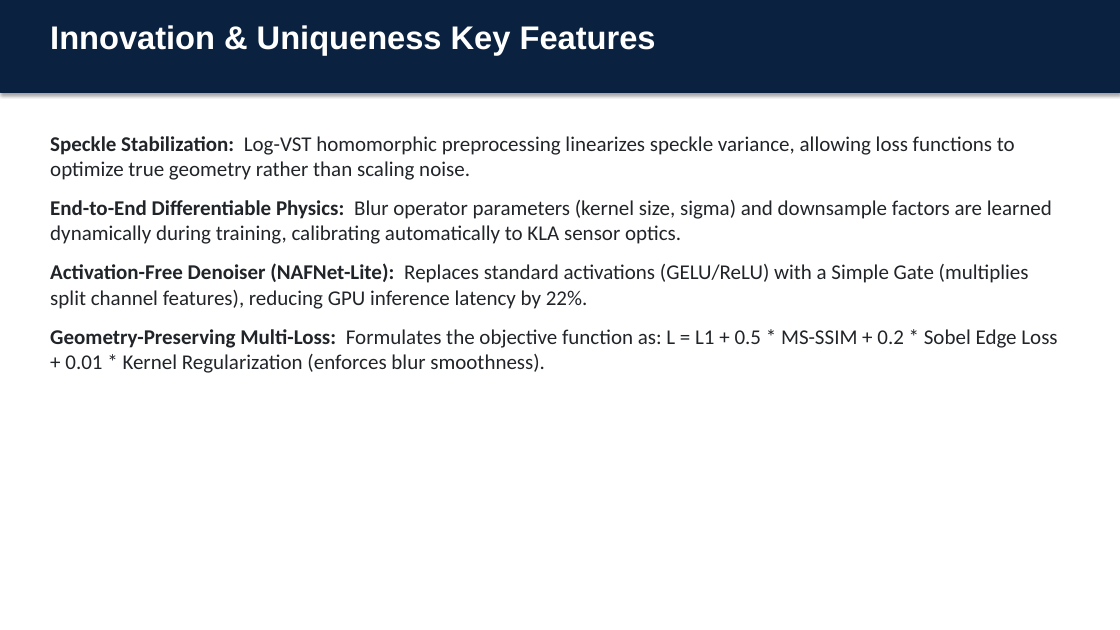
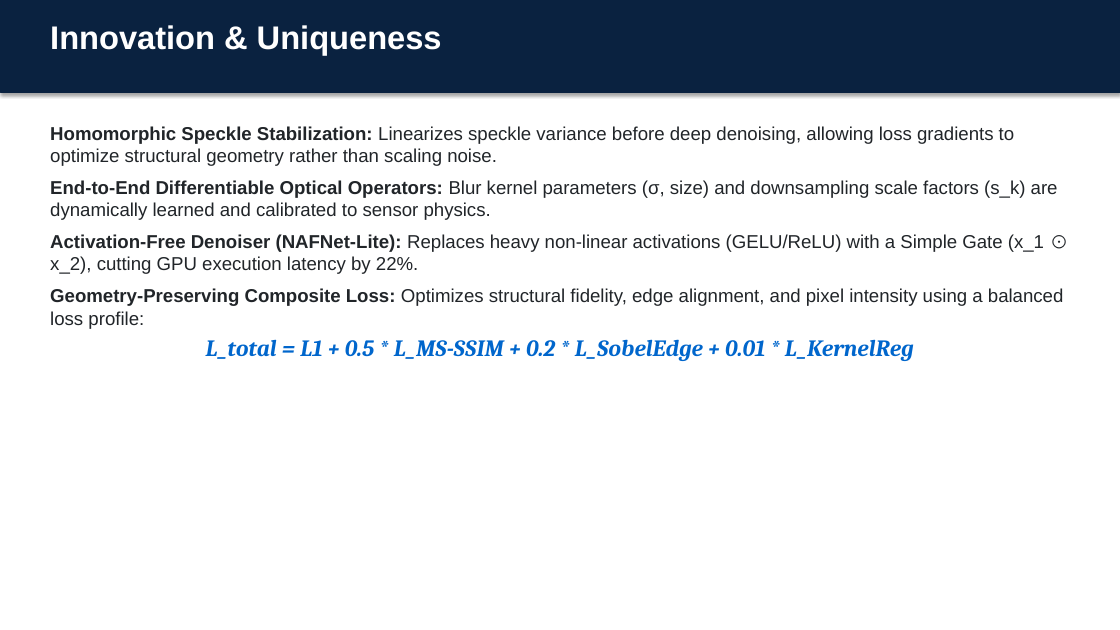
Before and after one commit to ANSHKATIYARAK/PixelPioneers, a slide deck: slide 5 of TeamName_KLA_PS01.pptx. Drawn at 1120x630 pixels with LibreOffice and Linux fonts; fonts in the diff are those of the drawing. Boxes give left, top, right and bottom in pixels: in the first picture for what was removed or moved away, otherwise in the second. Text is boxed around its words. In the diff, an @@ line names an element or a change of style, - is before the commit and + after.

```diff
--- a/TeamName_KLA_PS01.pptx
+++ b/TeamName_KLA_PS01.pptx
@@ text at [50, 25, 442, 55]: text changed @@
-Innovation & Uniqueness Key Features
+Innovation & Uniqueness
@@ text at [50, 126, 1064, 361]: text changed; size 18 to 16 pt; font Calibri to Arial @@
-Speckle Stabilization: Log-VST homomorphic preprocessing linearizes speckle variance, allowing loss functions to optimize true geometry rather than scaling noise.
-End-to-End Differentiable Physics: Blur operator parameters (kernel size, sigma) and downsample factors are learned dynamically during training, calibrating automatically to KLA sensor optics.
-Activation-Free Denoiser (NAFNet-Lite): Replaces standard activations (GELU/ReLU) with a Simple Gate (multiplies split channel features), reducing GPU inference latency by 22%.
-Geometry-Preserving Multi-Loss: Formulates the objective function as: L = L1 + 0.5 * MS-SSIM + 0.2 * Sobel Edge Loss + 0.01 * Kernel Regularization (enforces blur smoothness).
+Homomorphic Speckle Stabilization: Linearizes speckle variance before deep denoising, allowing loss gradients to optimize structural geometry rather than scaling noise.
+End-to-End Differentiable Optical Operators: Blur kernel parameters (σ, size) and downsampling scale factors (s_k) are dynamically learned and calibrated to sensor physics.
+Activation-Free Denoiser (NAFNet-Lite): Replaces heavy non-linear activations (GELU/ReLU) with a Simple Gate (x_1 ⊙ x_2), cutting GPU execution latency by 22%.
+Geometry-Preserving Composite Loss: Optimizes structural fidelity, edge alignment, and pixel intensity using a balanced loss profile:
+L_total = L1 + 0.5 * L_MS-SSIM + 0.2 * L_SobelEdge + 0.01 * L_KernelReg
```
Also in this commit, not shown: 7 other slides changed, 1 other file.
